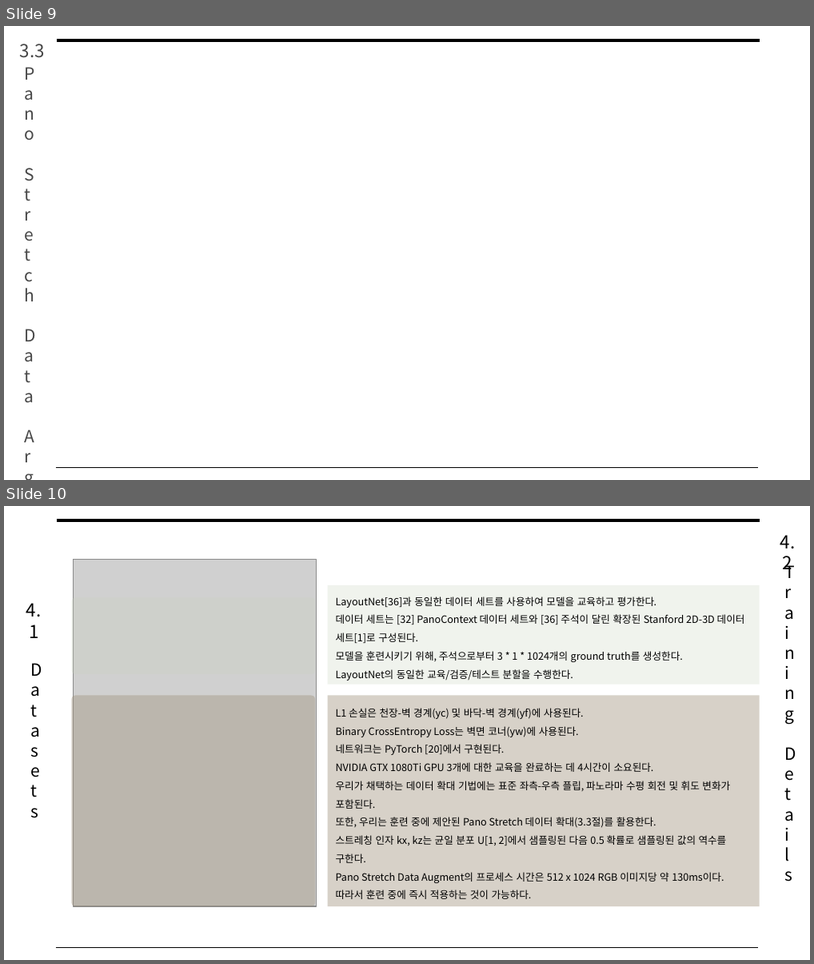
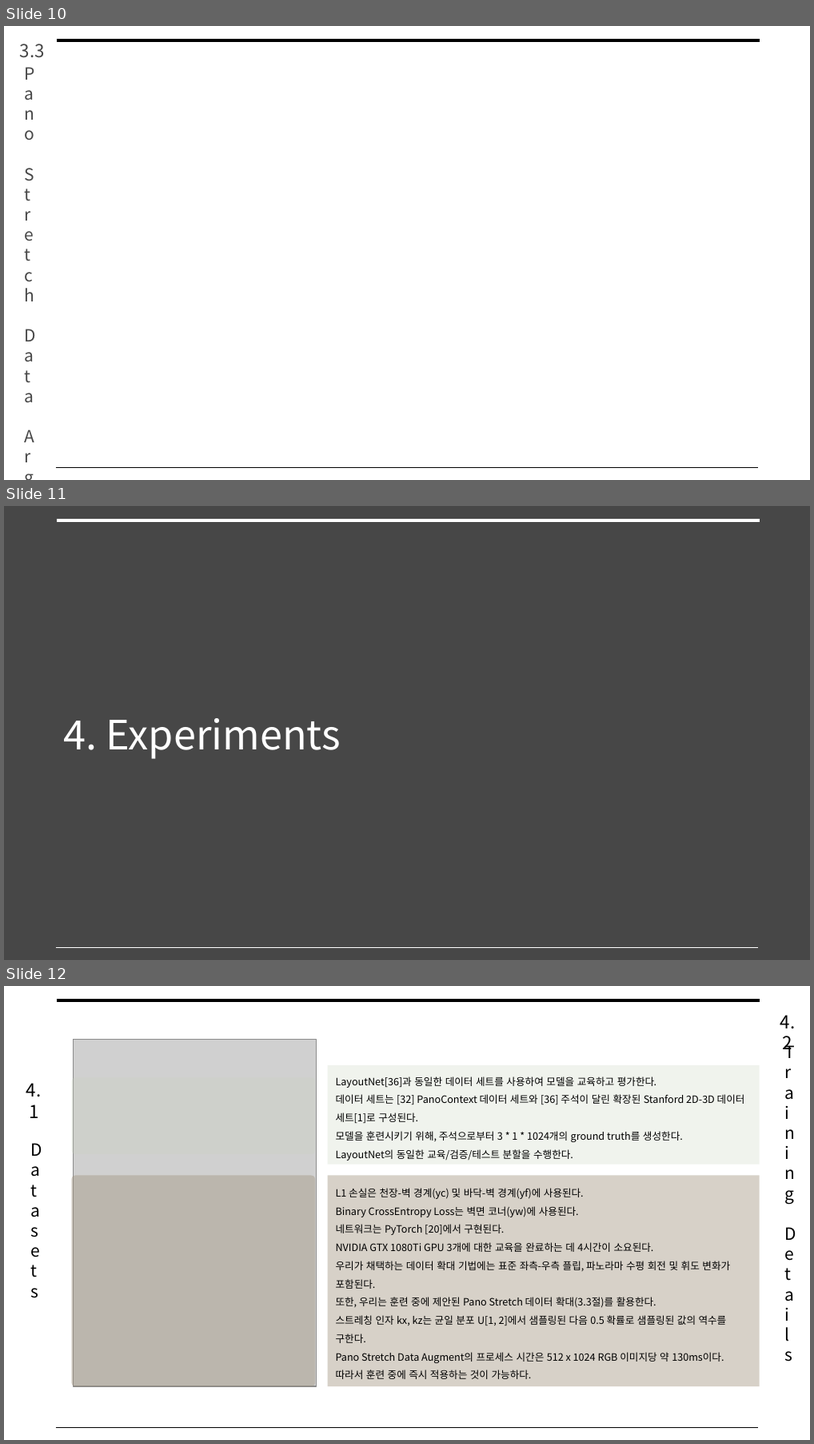
Before and after one commit to arittung/3D_Room_Layout_estimation, a slide deck: 관련 자료/HorizonNet 논문 해석.pptx. Shown one above the other, each under a label of ours: slides 9 and 10 before the commit, slides 10, 11 and 12 after it. The pictures are 814x964 and 814x1444 pixels, drawn with LibreOffice and Linux fonts; fonts in the diff are those of the drawing; grey boxes stand for pictures. Boxes give left, top, right and bottom in pixels: in the first picture for what was removed or moved away, otherwise in the second. Text is boxed around its words. In the diff, an @@ line names an element or a change of style, - is before the commit and + after.

```diff
--- a/관련 자료/HorizonNet 논문 해석.pptx
+++ b/관련 자료/HorizonNet 논문 해석.pptx
@@ slide 11 added at [4,506,810,960], background #FFFFFF @@
@@ rectangle added at [4,506,810,959], fill #474747 @@
@@ line added from (57, 520) to (759, 520), #FFFFFF 3 pt @@
@@ text added at [64,718,341,759], 36 pt, text #FFFFFF @@
+4. Experiments
@@ line added from (56, 947) to (758, 947), #FFFFFF 0.75 pt @@
@@ what was slide 9 is now slide 10 @@
@@ what was slide 10 is now slide 12 @@
```
Also in this commit, not shown: 4 other slides added, 2 other files.
